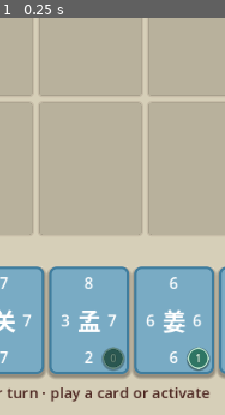
Above: before the commit, frame 1.
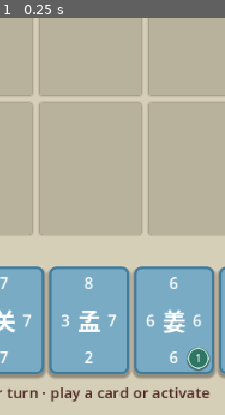
Above: after the commit, the same moment.

Repository: YLMstring/WuXiaCard
Game: Godot game, scene res://main.tscn
Same seed, same stepped clock (60 frames per second), same inputs: the game is played once before the commit and once after it.
Inputs:
- Up to frame 1 (0.25 s): no input
The pictures show only the part of the screen within x 30-80%, y 50-100%; the shares and areas given below are measured in that part.

The runs differ from the first frame. In frame 1, 0.5% of the frame differs, in the area x 44-56%, y 82-89%.

Commit message:
Hide zero ki for passive abilities

Diff:
--- a/scripts/duel_effects.gd
+++ b/scripts/duel_effects.gd
@@ -76,21 +76,7 @@
 
 
 static func card_uses_ki(card: Dictionary) -> bool:
-	if not get_activate_effect(card).is_empty():
-		return true
-	var active_effects: Array = card.get("active_effects", [])
-	for effect_value: Variant in active_effects:
-		var effect: Dictionary = effect_value
-		var triggers: Array = effect.get("triggers", [])
-		for trigger_value: Variant in triggers:
-			var trigger: Dictionary = trigger_value
-			var actions: Array = trigger.get("actions", [])
-			for action_value: Variant in actions:
-				var action: Dictionary = action_value
-				var action_type := StringName(action.get("type", &""))
-				if action_type in [Catalog.TRIGGER_ACTION_GAIN_KI, Catalog.TRIGGER_ACTION_SPEND_ALL_KI]:
-					return true
-	return false
+	return not get_activate_effect(card).is_empty()
 
 
 static func replace_activate_effect(card: Dictionary, new_effect: Dictionary) -> void:
--- a/tests/test_duel_integration.gd
+++ b/tests/test_duel_integration.gd
@@ -388,7 +388,7 @@
 	_check(meng_view != null and StringName(meng_view.card_data.get("card_id", &"")) == &"meng_huo", "Meng Huo remains mapped to his production board view")
 	var ki_badge := meng_view.get_node("Overlay/KiBadge") as PanelContainer
 	var ki_value := meng_view.get_node("Overlay/KiBadge/Value") as Label
-	_check(int(meng_view.card_data.get("ki", -1)) == 0 and ki_badge.visible and ki_value.text == "0", "End-turn spend leaves Meng Huo's active zero bead visible")
+	_check(int(meng_view.card_data.get("ki", -1)) == 0 and not ki_badge.visible and ki_value.text == "0", "End-turn spend hides Meng Huo's zero-ki bead because he has no activate ability")
 	var ki_trace: Array[int] = duel.debug_get_ki_presentation_trace()
 	_check(ki_trace.slice(ki_trace.size() - 2) == [1, 0], "Controller presents gained ki before the end-turn drain")
 	var presentation_trace: Array[StringName] = duel.debug_get_presentation_trace()
